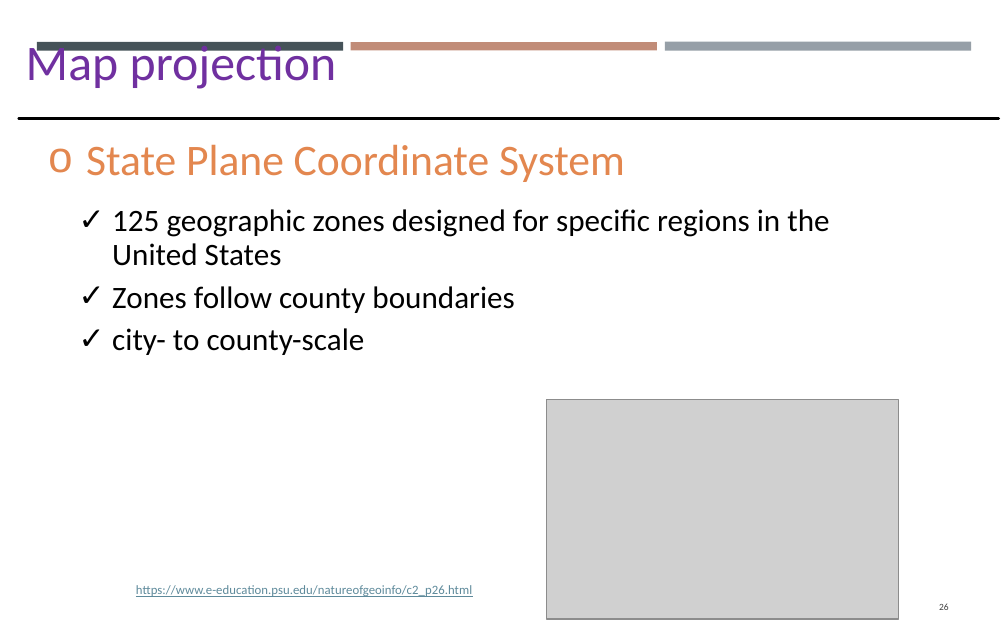
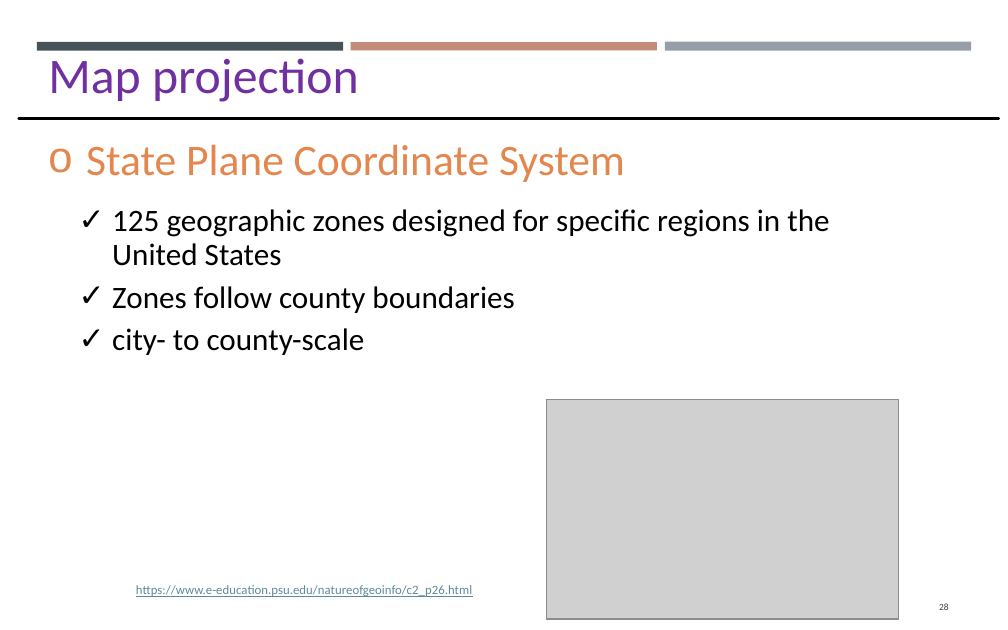
Before and after one commit to gisynw/GIS_I, a slide deck: slide 28 of docs/Lectures/Week03/Lecture02_GEOG2475_Datum_Thursday.pptx (slide 26 before the commit). Drawn at 1008x630 pixels with LibreOffice and Linux fonts; fonts in the diff are those of the drawing; grey boxes stand for pictures. Boxes give left, top, right and bottom in pixels: in the first picture for what was removed or moved away, otherwise in the second. Text is boxed around its words. In the diff, an @@ line names an element or a change of style, - is before the commit and + after.

Commit message:
update projection

```diff
--- a/docs/Lectures/Week03/Lecture02_GEOG2475_Datum_Thursday.pptx
+++ b/docs/Lectures/Week03/Lecture02_GEOG2475_Datum_Thursday.pptx
@@ text "Map projection": place and size @@
-text "Map projection" at [26,42,337,89]
+text "Map projection" at [48,58,359,102]
```
Also in this commit, not shown: 10 other slides changed, 5 slides added, 2 slides removed, 2 other files.
